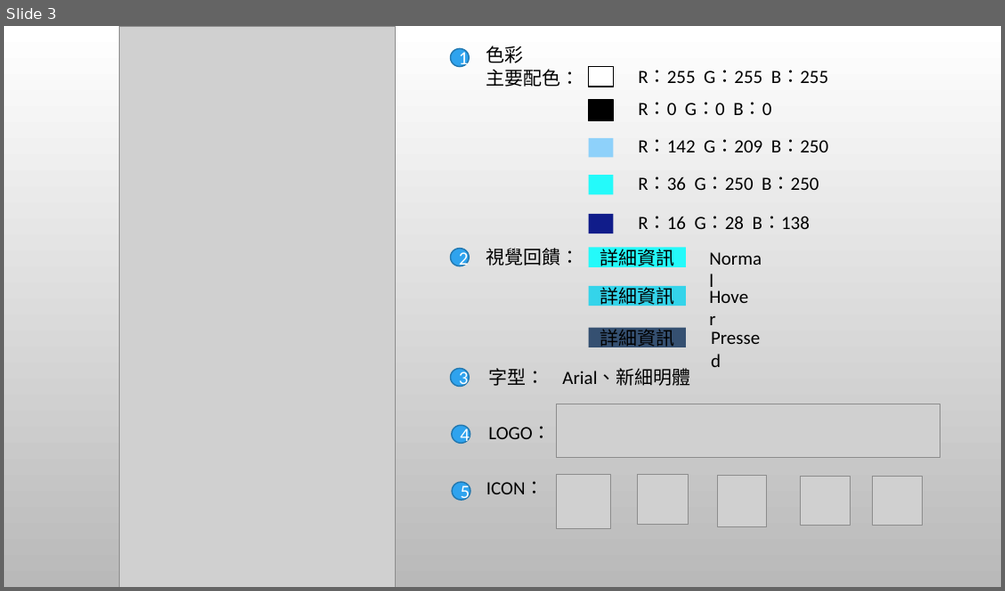
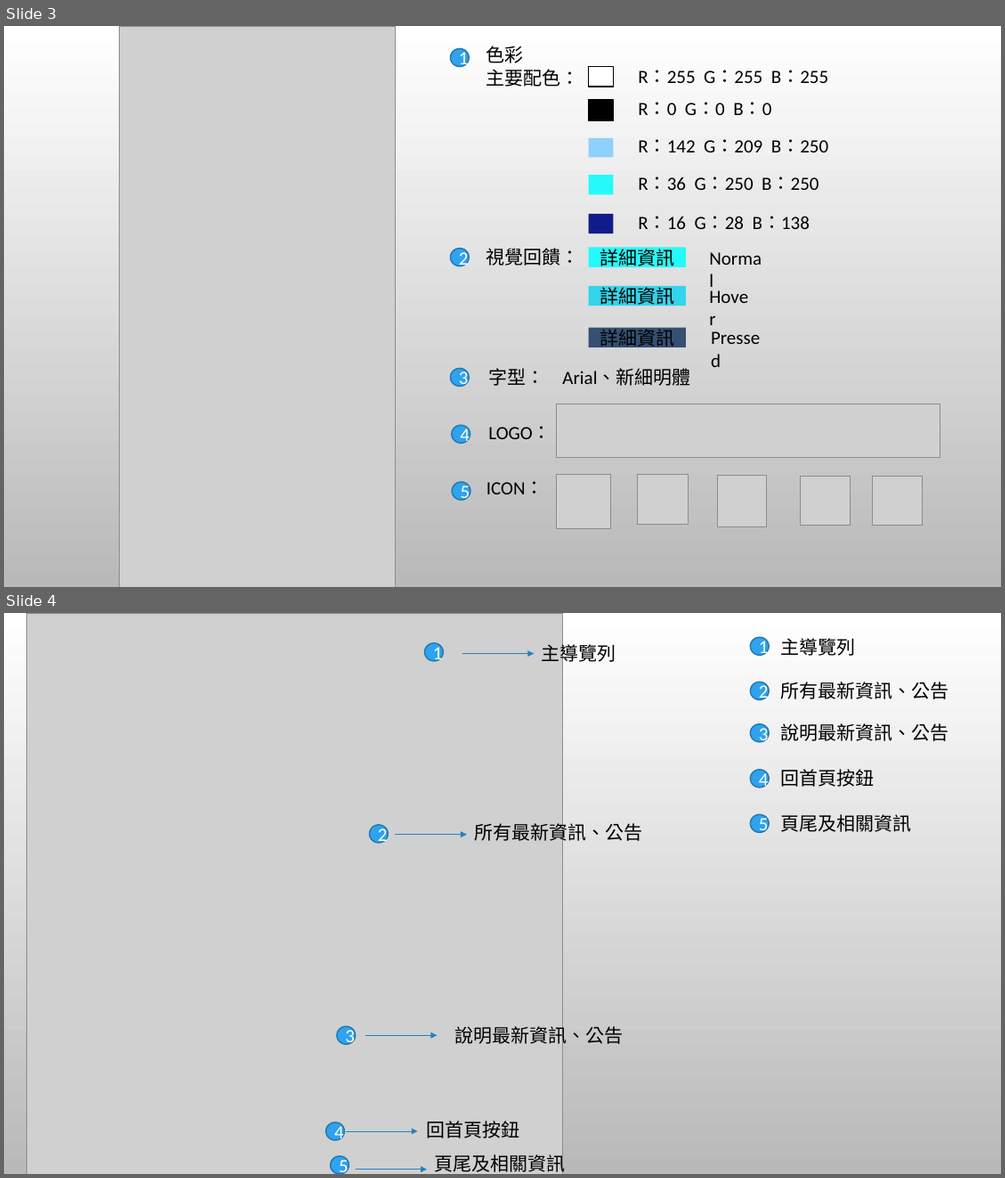
Before and after one commit to 105590031/F2E-middle, a slide deck: 前端網頁導覽版面設計.pptx. Shown one above the other, each under a label of ours: slide 3 before the commit, slides 3 and 4 after it. The pictures are 1005x591 and 1005x1178 pixels, drawn with LibreOffice and Linux fonts; fonts in the diff are those of the drawing; grey boxes stand for pictures; background and template pictures are left out. Boxes give left, top, right and bottom in pixels: in the first picture for what was removed or moved away, otherwise in the second. Text is boxed around its words. In the diff, an @@ line names an element or a change of style, - is before the commit and + after.

Commit message:
導覽2更 wireframe2更

```diff
--- a/前端網頁導覽版面設計.pptx
+++ b/前端網頁導覽版面設計.pptx
@@ slide 4 added at (4,613,1001,1174), background picture (left out) @@
@@ picture added at (26,613,562,1174) @@
@@ ellipse added at (751,637,769,655), fill #2FA3EE, outline #2379B0 1.25 pt, 18 pt, text #FFFFFF @@
+1
@@ text added at (781,638,856,656), 18 pt, text #000000 @@
+主導覽列
@@ ellipse added at (425,643,444,661), fill #2FA3EE, outline #2379B0 1.25 pt, 18 pt, text #FFFFFF @@
+1
@@ arrow added from (462, 653) to (534, 653), #2683BF 0.75 pt @@
@@ text added at (542,641,616,665), 18 pt, text #000000 @@
+主導覽列
@@ ellipse added at (751,682,769,699), fill #2FA3EE, outline #2379B0 1.25 pt, 18 pt, text #FFFFFF @@
+2
@@ text added at (781,682,949,699), 18 pt, text #000000 @@
+所有最新資訊、公告
@@ ellipse added at (751,724,769,742), fill #2FA3EE, outline #2379B0 1.25 pt, 18 pt, text #FFFFFF @@
+3
@@ text added at (781,723,949,741), 18 pt, text #000000 @@
+說明最新資訊、公告
@@ ellipse added at (751,770,769,787), fill #2FA3EE, outline #2379B0 1.25 pt, 18 pt, text #FFFFFF @@
+4
@@ text added at (781,769,874,787), 18 pt, text #000000 @@
+回首頁按鈕
@@ ellipse added at (370,825,388,843), fill #2FA3EE, outline #2379B0 1.25 pt, 18 pt, text #FFFFFF @@
+2
@@ text added at (474,820,642,844), 18 pt, text #000000 @@
+所有最新資訊、公告
@@ ellipse added at (751,814,769,832), fill #2FA3EE, outline #2379B0 1.25 pt, 18 pt, text #FFFFFF @@
+5
@@ text added at (781,814,912,832), 18 pt, text #000000 @@
+頁尾及相關資訊
@@ arrow added from (395, 835) to (467, 835), #2683BF 0.75 pt @@
@@ ellipse added at (337,1027,356,1045), fill #2FA3EE, outline #2379B0 1.25 pt, 18 pt, text #FFFFFF @@
+3
@@ arrow added from (366, 1036) to (437, 1036), #2683BF 0.75 pt @@
@@ text added at (454,1023,623,1046), 18 pt, text #000000 @@
+說明最新資訊、公告
@@ ellipse added at (326,1122,345,1140), fill #2FA3EE, outline #2379B0 1.25 pt, 18 pt, text #FFFFFF @@
+4
@@ arrow added from (347, 1131) to (418, 1131), #2683BF 0.75 pt @@
@@ text added at (427,1120,520,1138), 18 pt, text #000000 @@
+回首頁按鈕
@@ ellipse added at (330,1156,348,1174), fill #2FA3EE, outline #2379B0 1.25 pt, 18 pt, text #FFFFFF @@
+5
@@ arrow added from (356, 1169) to (427, 1169), #2683BF 0.75 pt @@
@@ text added at (434,1151,565,1174), 18 pt, text #000000 @@
+頁尾及相關資訊
```
Also in this commit, not shown: 1 slide changed, 7 other slides added, 13 other files.
